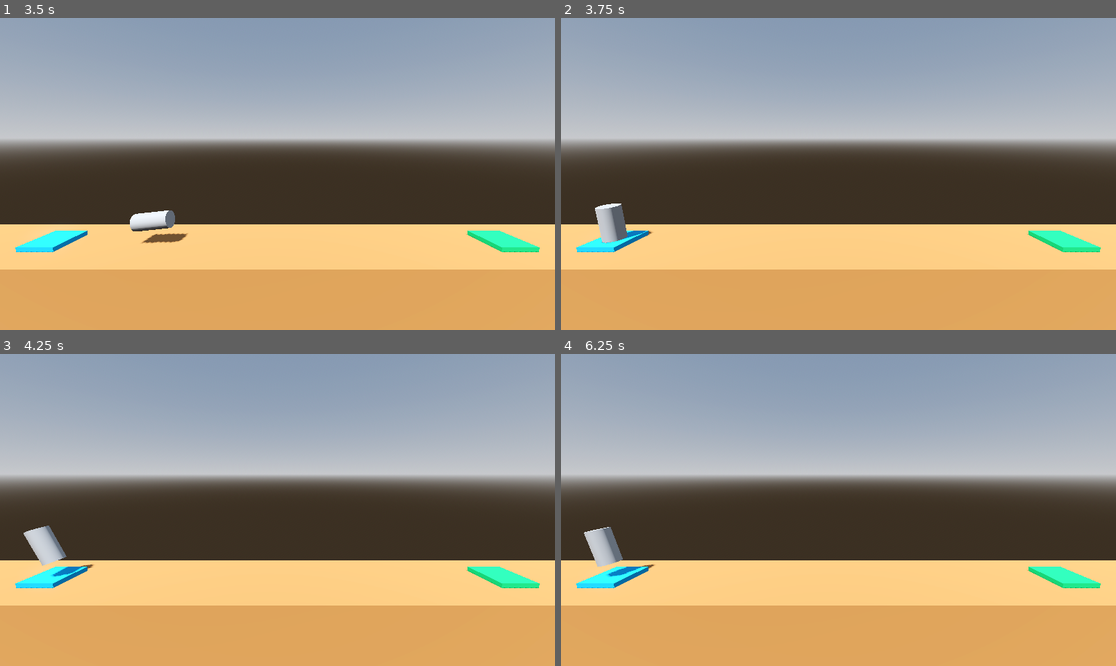
Above: before the commit, frames 1-4 (two rows, left to right).
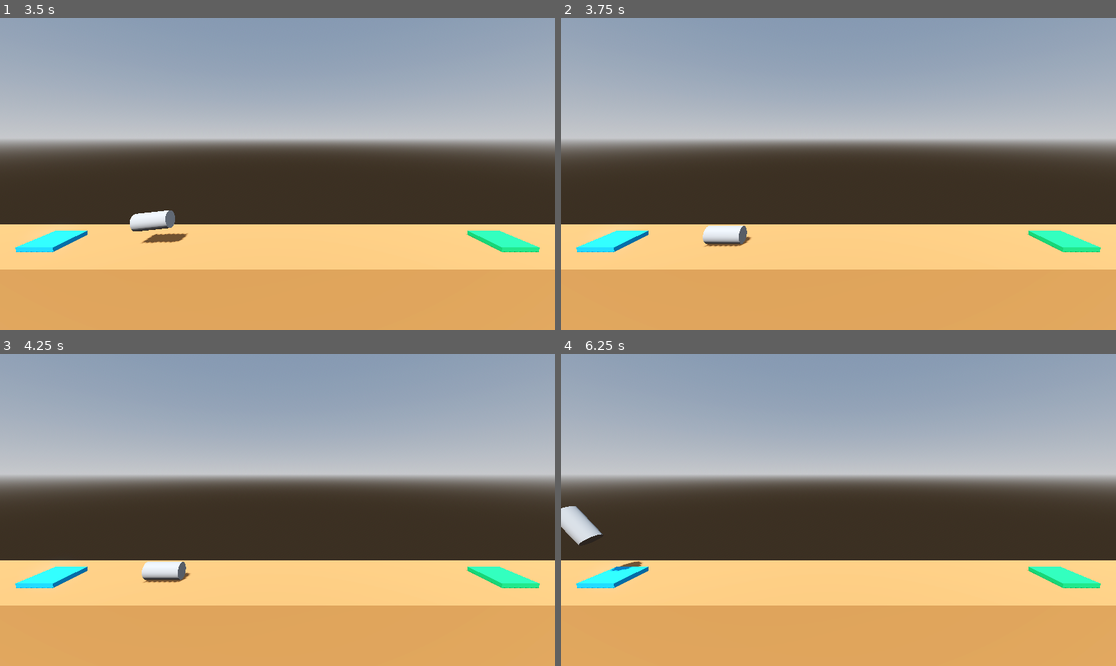
Above: after the commit, the same moments.

Repository: LukasVasi/godot-project-boost
Game: Godot game, scene res://levels/level_1.tscn
Same seed, same stepped clock (60 frames per second), same inputs: the game is played once before the commit and once after it.
Inputs:
- Up to frame 1 (3.5 s): tap Enter at 0.5 s; hold D (rotate_right) 0.53-1.28 s; hold W (boost) 0.53-1.28 s; hold A (rotate_left) 1.28-2.03 s; tap W (boost) at 1.35, 2.85 s; hold W (boost) 2.03-2.78 s; hold D (rotate_right) from 2.03 s (still down)
- Up to frame 2 (3.75 s): release D (rotate_right) at 3.53 s; hold A (rotate_left) from 3.53 s (still down); hold W (boost) from 3.53 s (still down)
- Up to frame 3 (4.25 s): keep holding A (rotate_left); keep holding W (boost)
- Up to frame 4 (6.25 s): release W (boost) at 4.28 s; tap W (boost) at 4.35, 5.85 s; hold W (boost) 5.03-5.78 s; release A (rotate_left) at 5.78 s; hold D (rotate_right) from 5.78 s (still down)

Frame 1 is identical in both runs. In frame 2, 1.1% of the frame differs, in the area x 6-35%, y 59-74%; in frame 3, 1.2%, in the area x 4-35%, y 55-74%; in frame 4, 1.2%.

Commit message:
Introduced delay to crashing and level completion

Diff:
--- a/player.gd
+++ b/player.gd
@@ -6,6 +6,8 @@
 
 ## The magnituted of the torque applied when rotating
 @export var rotation_torque: float = 100
+
+var _is_transitioning: bool = false
 
 func _physics_process(delta: float) -> void:
 	if Input.is_action_pressed("boost"):
@@ -24,20 +26,30 @@
 
 
 func _on_body_entered(body: Node) -> void:
-	if body.is_in_group("Goal"):
-		# Check if there is a next level
-		if "next_level_path" in body and body.next_level_path:
-			print("Level complete!")
-			_complete_level(body.next_level_path)
-		else:
-			print("You win!")
+	if not _is_transitioning:
+		if body.is_in_group("Goal"):
+			_is_transitioning = true
+			# Check if there is a next level
+			if "next_level_path" in body:
+				_complete_level(body.next_level_path)
 
-	if body.is_in_group("Hazard"):
-		_handle_crash()
+		if body.is_in_group("Hazard"):
+			_is_transitioning = true
+			_handle_crash()
 
 func _handle_crash() -> void:
+	set_physics_process(false)
 	print("You crashed")
-	get_tree().reload_current_scene()
+	var tween: Tween = create_tween()
+	tween.tween_interval(1.0)
+	tween.tween_callback(get_tree().reload_current_scene)
 
 func _complete_level(next_level_path: String) -> void:
-	get_tree().change_scene_to_file(next_level_path)
+	set_physics_process(false)
+	if next_level_path:
+		print("Level complete!")
+		var tween: Tween = create_tween()
+		tween.tween_interval(1.0)
+		tween.tween_callback(get_tree().change_scene_to_file.bind(next_level_path))
+	else:
+		print("You win!")
